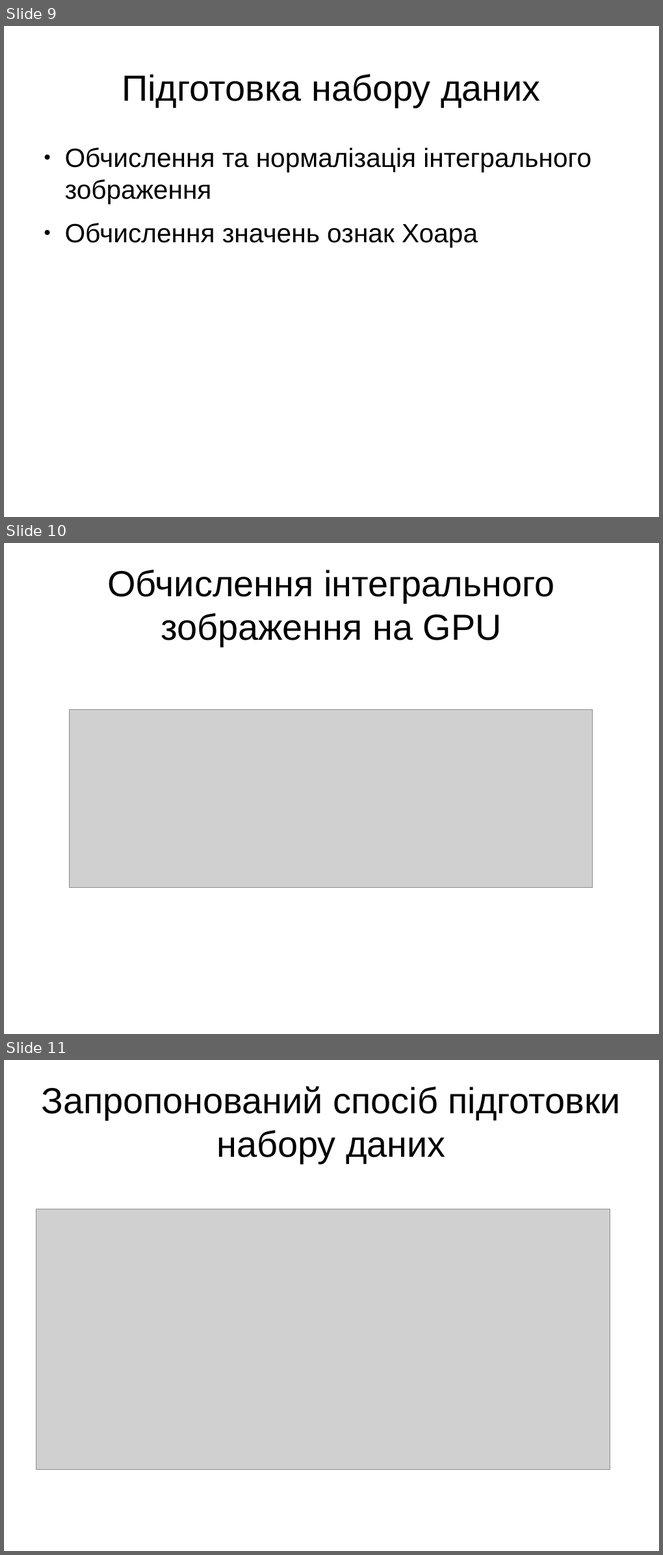
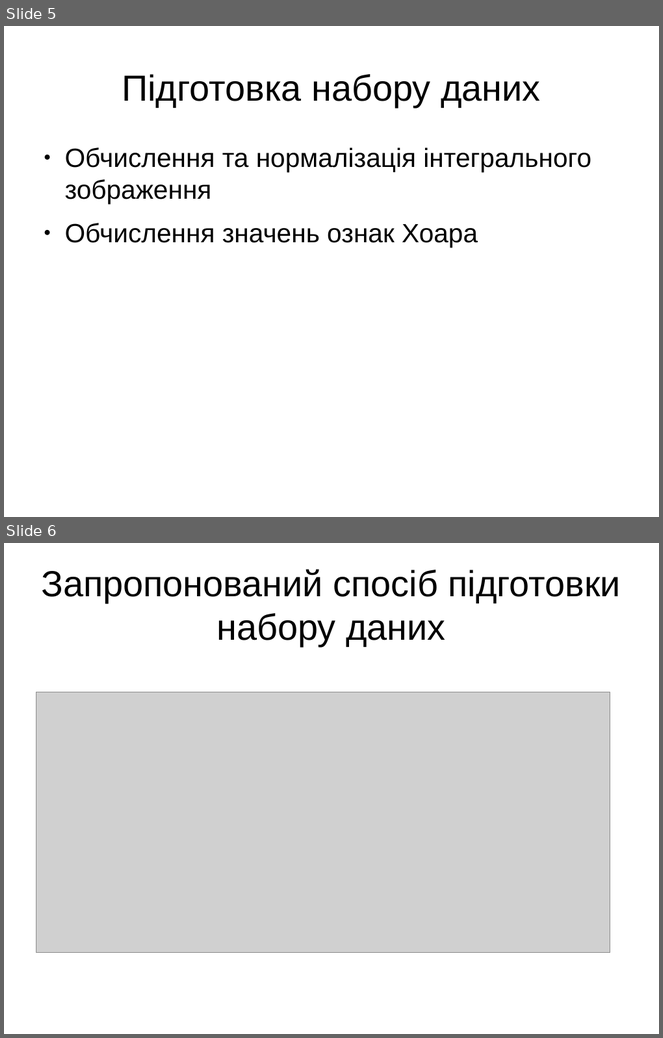
Before and after one commit to FaceDetect/gpu-face-detection, a slide deck: doc/presentation.odp. Shown one above the other, each under a label of ours: slides 9, 10 and 11 before the commit, slides 5 and 6 after it. The pictures are 663x1555 and 663x1038 pixels, drawn with LibreOffice and Linux fonts; fonts in the diff are those of the drawing; grey boxes stand for pictures. Boxes give left, top, right and bottom in pixels: in the first picture for what was removed or moved away, otherwise in the second. Text is boxed around its words. In the diff, an @@ line names an element or a change of style, - is before the commit and + after.

```diff
--- a/doc/presentation.odp
+++ b/doc/presentation.odp
@@ slide 10 removed at (x1=4, y1=543, x2=659, y2=1034), background #FFFFFF @@
@@ title removed at (x1=107, y1=570, x2=555, y2=646) @@
-Обчислення інтегрального зображення на GPU
@@ picture removed at (x1=70, y1=709, x2=593, y2=888) @@
@@ what was slide 9 is now slide 5 @@
@@ what was slide 11 is now slide 6 @@
```
Also in this commit, not shown: 7 other slides removed, 2 other files.
